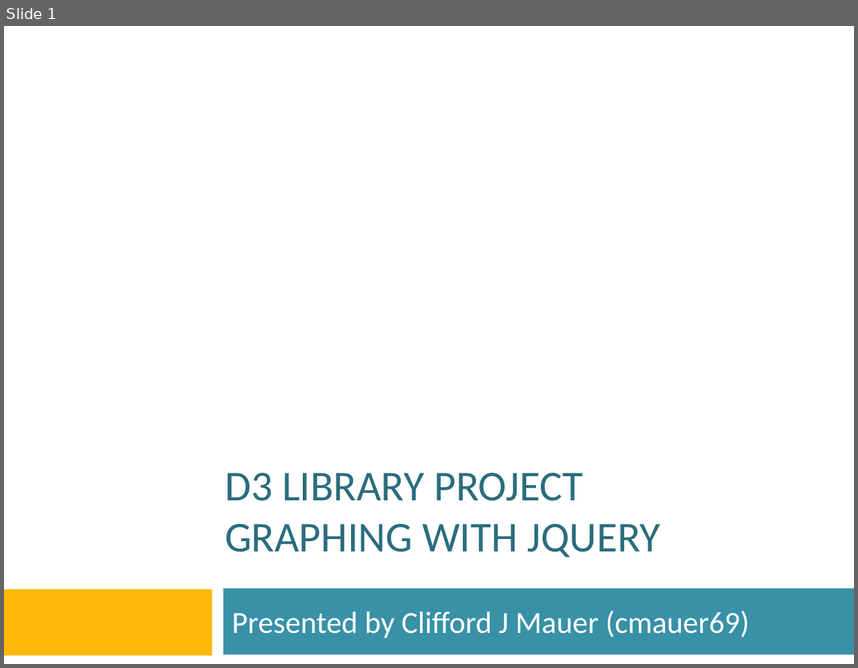
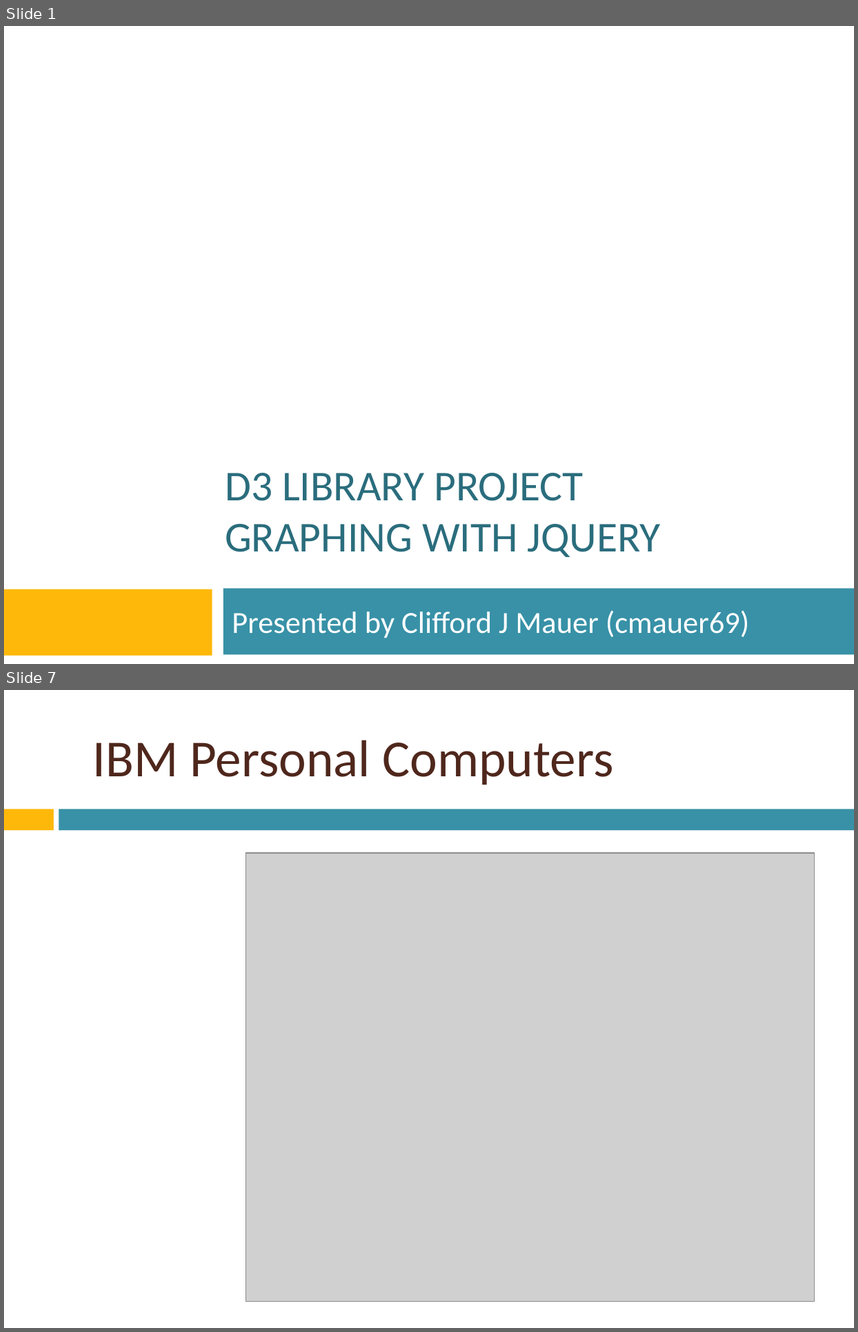
Before and after one commit to htc-ccis2591/js-library-project, a slide deck: D3-Library-project.pptx. Shown one above the other, each under a label of ours: slide 1 before the commit, slides 1 and 7 after it; the slides between them are not shown. The pictures are 858x668 and 858x1332 pixels, drawn with LibreOffice and Linux fonts; fonts in the diff are those of the drawing; grey boxes stand for pictures; background and template pictures are left out. Boxes give left, top, right and bottom in pixels: in the first picture for what was removed or moved away, otherwise in the second. Text is boxed around its words. In the diff, an @@ line names an element or a change of style, - is before the commit and + after.

```diff
--- a/D3-Library-project.pptx
+++ b/D3-Library-project.pptx
@@ slide 7 added at (4, 690, 854, 1328), background picture (left out) @@
@@ title added at (92, 740, 613, 785), 44 pt, text #4F271C @@
+IBM Personal Computers
@@ rectangle added at (4, 809, 53, 830), fill #FEB80A @@
@@ rectangle added at (59, 809, 854, 830), fill #3891A7 @@
@@ picture added at (245, 854, 814, 1301) @@
```
Also in this commit, not shown: 3 slides changed, 15 other slides added, 16 slides removed.
